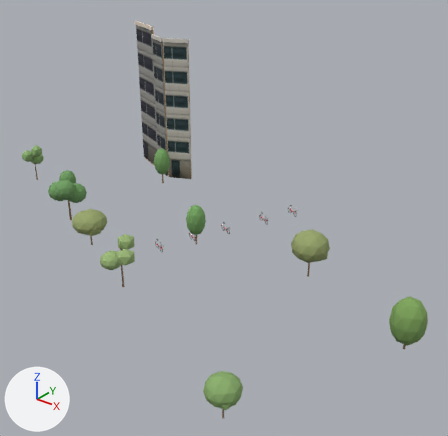
A saved change to the glTF model viewer/districts/2140-borgerhout/chunks/c_-5_-1.glb.
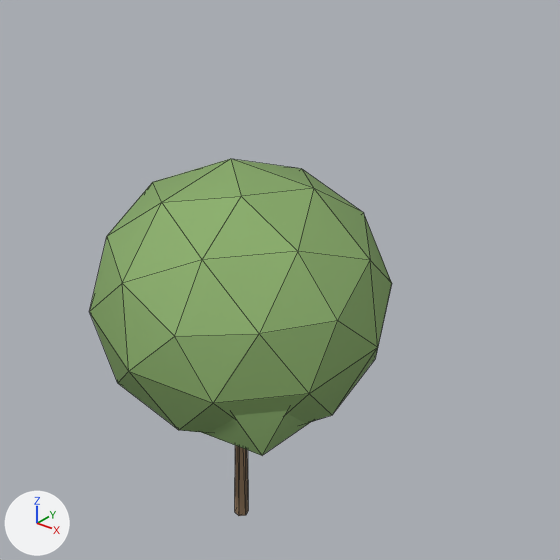
The first picture shows the older version from a 50 mm lens placed at (-1015.4, -56.2, 30.0), pointed at (-1048.4, -14.9, 4.4). The close-ups show the older and then the newer version on the part from 43% to 59% of the width and 80% to 97% of the height of that picture. Only the edits that show in the close-ups are written down. The lights are fixed; the arrows at lower left show +X, +Y and +Z. The close-ups show mesh edges as thin lines. Where no turn or scale is listed for an object, it has been applied to the vertices. Vertices at exactly the same position are counted once.

The older version as bpy lines, for what is in view:
```python
me_tree_ornamental_0 = bpy.data.meshes.new('tree_ornamental_0')
me_tree_ornamental_0.from_pydata(...)  # an icosphere of 80 faces spanning x -1.29..1.29, y -1.3..1.3, z -0.44..1.76; a 6-sided cut cone along z (radius 0.06 at the low end, 0.04 at the high end) spanning x -0.06..0.06, y -0.06..0.06, z -1.76..0.07; an icosphere of 20 faces spanning x -1.12..0.27, y -0.29..1.1, z -0.44..1.17; an icosphere of 20 faces spanning x -0.27..1.12, y -1.1..0.29, z -0.37..1.24
me_tree_ornamental_0.materials.append(mat_tree_vc)
ob_tree_4733 = bpy.data.objects.new('tree_4733', me_tree_ornamental_0)
ob_tree_4733.location = (-1035.04, -31.65, 1.76)
```
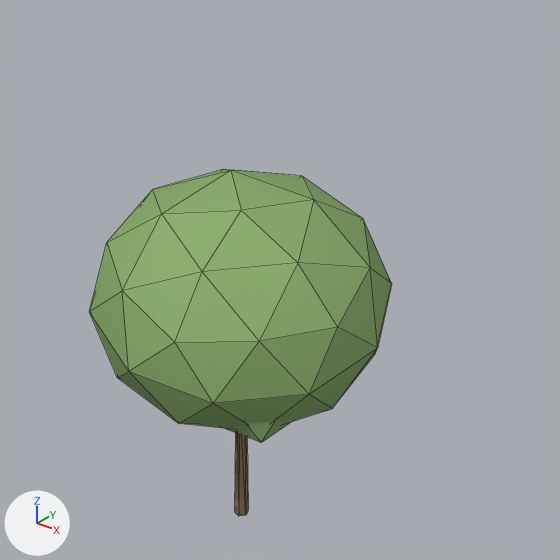
What the commit changed:
me_tree_ornamental_0 is used by ob_tree_4733; location (-1035.04, -31.65, 1.76).
me_tree_ornamental_0 had 78 vertices, 140 faces and spanned x -1.29..1.29, y -1.3..1.3, z -1.76..1.76.
me_tree_ornamental_0 now has 78 vertices, 140 faces and spans x -1.29..1.29, y -1.3..1.3, z -1.68..1.68.
me_tree_ornamental_0 part 1: the loose piece of 42 vertices spanning x -1.29..1.29, y -1.3..1.3, z -0.44..1.76 is scaled about its middle by (1, 1, 0.868), then moved by (0.0, 0.0, 0.07).
me_tree_ornamental_0 part 2: the loose piece of 12 vertices spanning x -0.06..0.06, y -0.06..0.06, z -1.76..0.07 is scaled about its middle by (1, 1, 0.81), then moved by (0.0, 0.0, -0.1).
me_tree_ornamental_0 part 3: the loose piece of 12 vertices spanning x -0.27..1.12, y -1.1..0.29, z -0.37..1.24 is scaled about its middle by (0.917, 0.917, 0.789), then moved by (0.0, 0.0, 0.09).
Other edits to the shape of me_tree_ornamental_0 do not show in these pictures.
Object 'tree_4733' (ob_tree_4733) moves from (-1035.04, -31.65, 1.76) to (-1035.04, -31.65, 1.68).

What differs and where, as boxes [x1, y1, x2, y2] in the close-ups (560 x 560 px; the box of a moved part takes in the faces that stretch with it):
'tree_4733', reshaped, moved
    before: [89, 159, 392, 516]
    after: [90, 169, 392, 516]
part 1 of me_tree_ornamental_0, moved or reshaped
    before: [90, 159, 392, 433]
    after: [90, 169, 392, 429]
part 2 of me_tree_ornamental_0, moved or reshaped
    before: [235, 445, 248, 516]
    after: [235, 433, 248, 516]
part 3 of me_tree_ornamental_0, moved or reshaped
    before: [202, 410, 310, 455]
    after: [224, 420, 291, 442]
